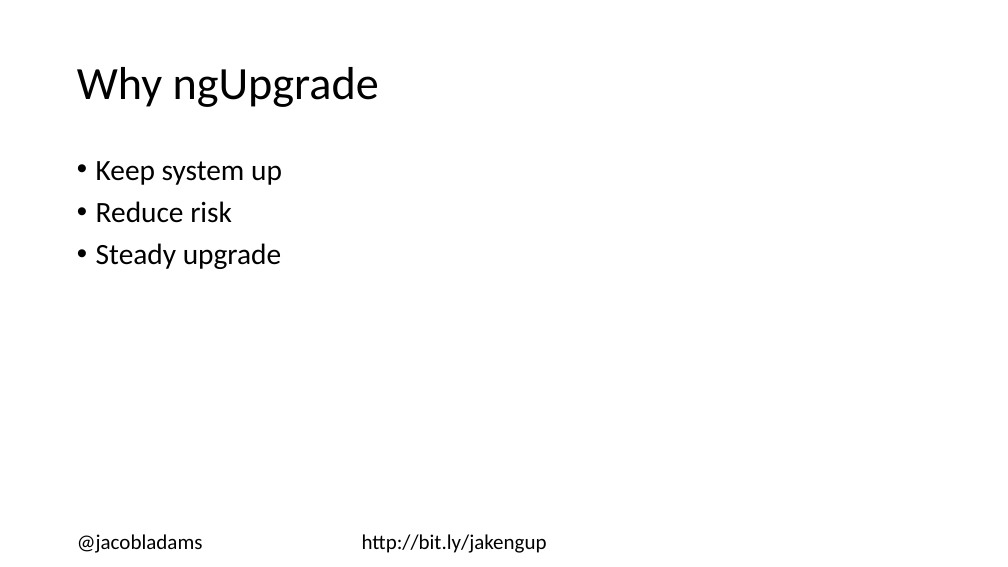
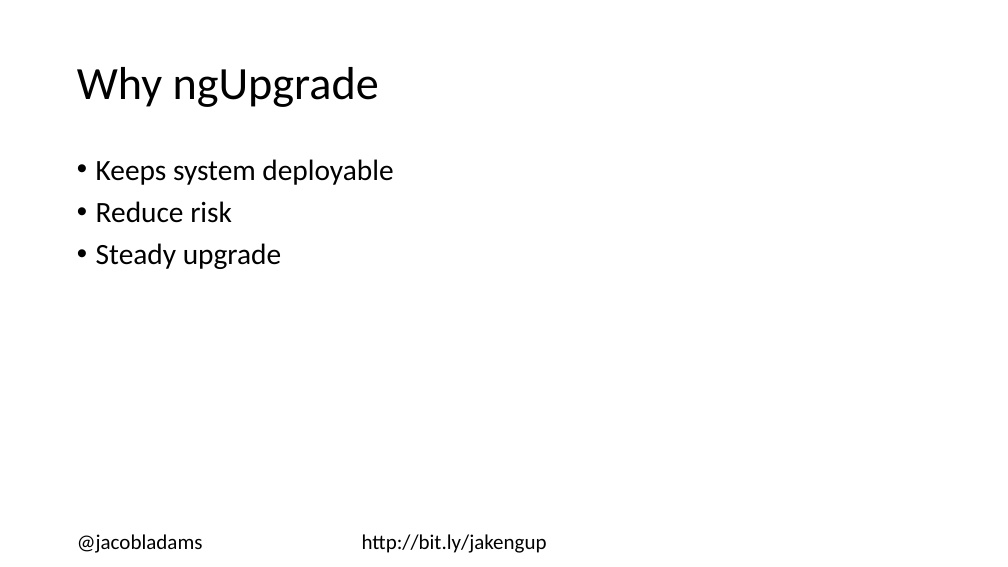
Before and after one commit to jacobladams/upgrading-from-angularjs-1-to-angular-2-plus-presentation, a slide deck: slide 16 of Upgrading from AngularJS 1 to Angular 2+.pptx (slide 15 before the commit). Drawn at 1008x567 pixels with LibreOffice and Linux fonts; fonts in the diff are those of the drawing. Boxes give left, top, right and bottom in pixels: in the first picture for what was removed or moved away, otherwise in the second. Text is boxed around its words. In the diff, an @@ line names an element or a change of style, - is before the commit and + after.

```diff
--- a/Upgrading from AngularJS 1 to Angular 2+.pptx
+++ b/Upgrading from AngularJS 1 to Angular 2+.pptx
@@ text at (96, 159, 393, 185): text changed @@
-• Keep system up
+• Keeps system deployable
```
Also in this commit, not shown: 2 other slides changed, 1 slide added.
